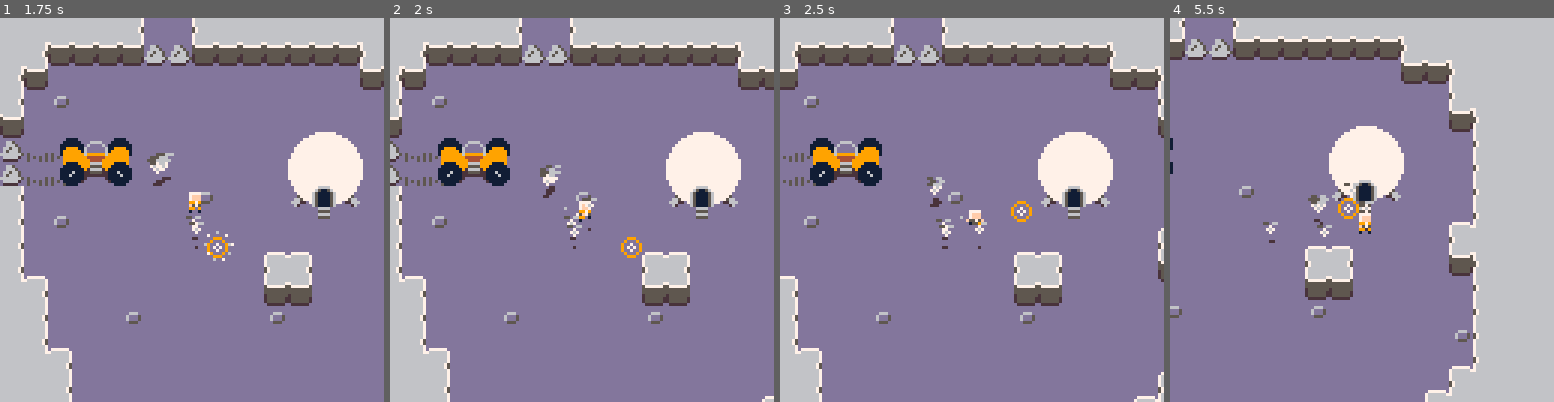
Above: before the commit, frames 1-4 (left to right).
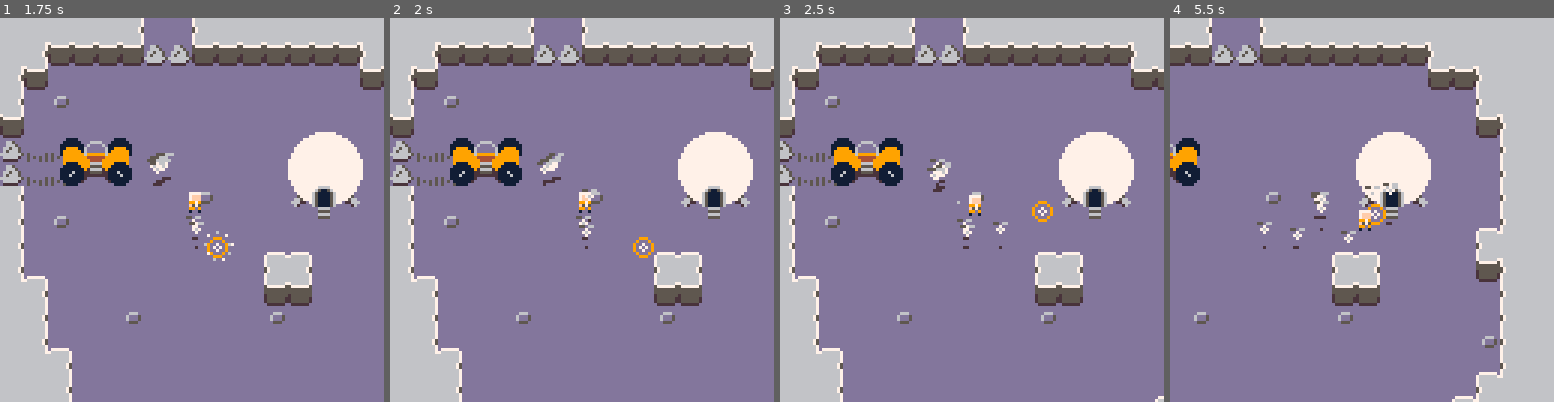
Above: after the commit, the same moments.

Repository: kevinthompson/moonbreak-p8
Game: PICO-8 cartridge moonbreak.p8
Same seed, same stepped clock (60 frames per second), same inputs: the game is played once before the commit and once after it.
Inputs:
- Up to frame 1 (1.75 s): tap X (X key) at 0.33, 1.07 s; tap O (Z key) at 0.7, 1.7 s; hold Right from 1.6 s (still down)
- Up to frame 2 (2 s): keep holding Right; tap X (X key) at 1.85 s
- Up to frame 3 (2.5 s): release Right at 2.1 s; tap O (Z key) at 2.1 s; hold Up 2.15-2.42 s; hold Right from 2.47 s (still down)
- Up to frame 4 (5.5 s): tap O (Z key) every 0.4 s from 2.5 to 5.3 s; tap X (X key) at 2.97, 4.08, 5.2 s; release Right at 3.03 s; hold Left 3.08-3.58 s; hold Down 3.63-3.97 s; hold Right 4.02-4.68 s; hold Up 4.73-5.03 s; hold Left from 5.08 s (still down)

Frame 1 is identical in both runs. In frame 2, 14% of the frame differs, in the area x 0-100%, y 0-100%; in frame 3, 17%; in frame 4, 21%, in the area x 0-88%, y 0-100%.

Commit message:
fix: accidental recall

Diff:
--- a/scripts/entities/bot.lua
+++ b/scripts/entities/bot.lua
@@ -61,20 +61,12 @@
       end
     end,
 
-    aiming = function(_ENV)
-      -- move towards player
-      elevation = lerp(elevation,2,.1)
-      x = lerp(x, player.x - 3, .1)
-      y = lerp(y, player.y + 4, .1)
-    end,
-
     throw = function(_ENV)
       -- move towards ground target
       elevation = point(animation_frames,8,animation_frame)
 
       local nx = lerp(player.x, target.x, animation_frame / animation_frames)
       local ny = lerp(player.y, target.y, animation_frame / animation_frames)
-
 
       _ENV:move(nx,ny)
 
--- a/scripts/entities/cursor.lua
+++ b/scripts/entities/cursor.lua
@@ -50,20 +50,20 @@
   handle_recall = function(_ENV)
     if btn(4) then
       recall_radius = lerp(recall_radius, 16, .1)
+
+      -- TODO: Iterate over only on-screen bots that are not in the player collection
+      for e in all(entity.objects) do
+        if e.type == bot
+        and ccol({x=x,y=y,r=recall_radius},{x=e.x,y=e.y,r=1})
+        and count(player.bots,e) <= 0
+        then
+          add(player.bots,e)
+          e.state = "follow"
+          e.target = player
+        end
+      end
     else
       recall_radius = lerp(recall_radius, 0, .25)
     end
-
-    -- TODO: Iterate over only on-screen bots that are not in the player collection
-    for e in all(entity.objects) do
-      if e.type == bot
-      and ccol({x=x,y=y,r=recall_radius},{x=e.x,y=e.y,r=1})
-      and count(player.bots,e) <= 0
-      then
-        add(player.bots,e)
-        e.state = "follow"
-        e.target = player
-      end
-    end
   end,
 })
--- a/scripts/entities/player.lua
+++ b/scripts/entities/player.lua
@@ -3,6 +3,7 @@
   y=64,
   width = 4,
   height = 2,
+  follow_distance = 24,
 
   hitbox = {-1,3,-1,1},
 
